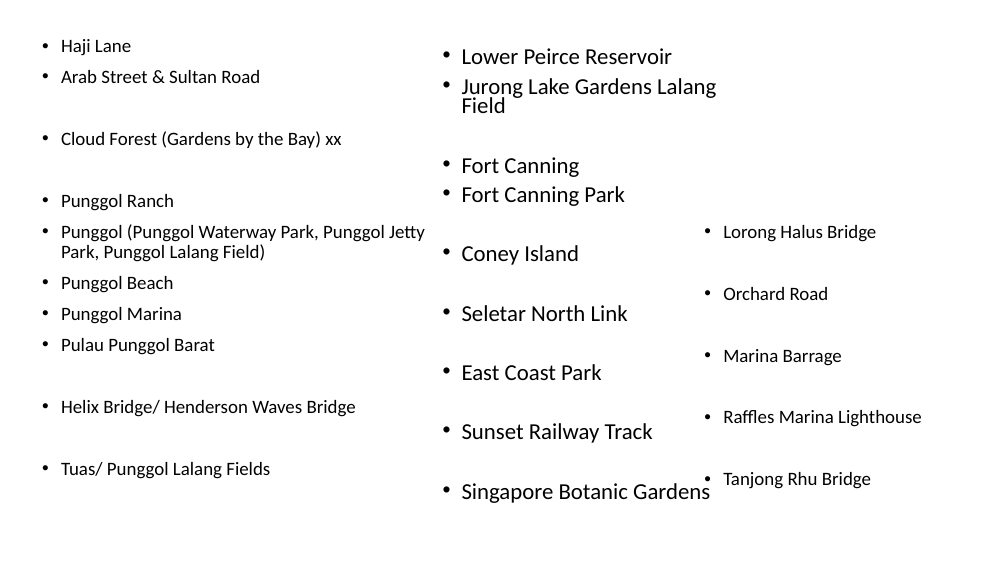
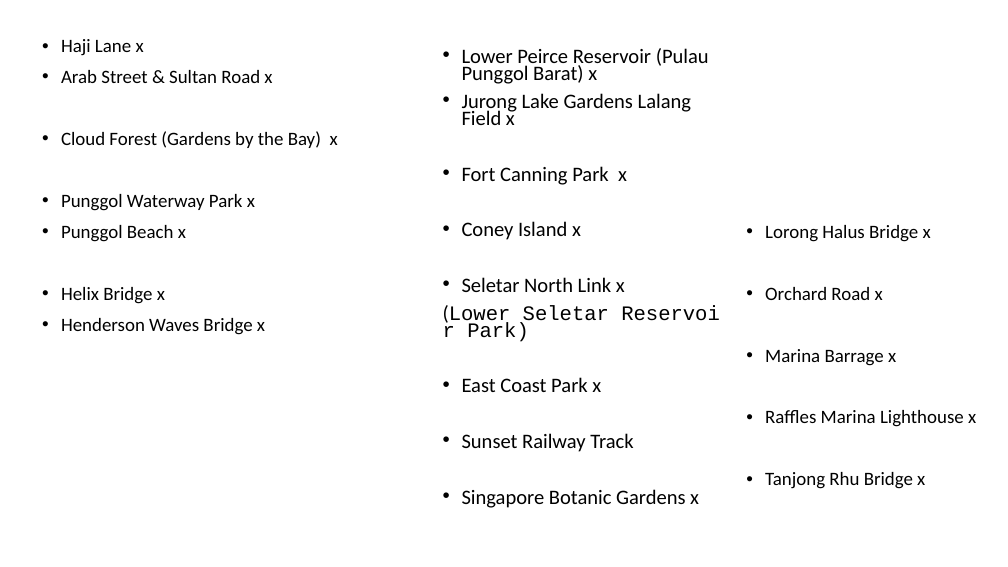
Before and after one commit to annette-p/pre-wedding-photoshoot-locations, a slide deck: slide 13 of wireframe.pptx. Drawn at 1008x567 pixels with LibreOffice and Linux fonts; fonts in the diff are those of the drawing. Boxes give left, top, right and bottom in pixels: in the first picture for what was removed or moved away, otherwise in the second. Text is boxed around its words. In the diff, an @@ line names an element or a change of style, - is before the commit and + after.

```diff
--- a/wireframe.pptx
+++ b/wireframe.pptx
@@ text at (x1=61, y1=39, x2=338, y2=335): text changed @@
-• Haji Lane
-• Arab Street & Sultan Road
-• Cloud Forest (Gardens by the Bay) xx
-• Punggol Ranch
-• Punggol (Punggol Waterway Park, Punggol Jetty Park, Punggol Lalang Field)
-• Punggol Beach
-• Punggol Marina
-• Pulau Punggol Barat
-• Helix Bridge/ Henderson Waves Bridge
-• Tuas/ Punggol Lalang Fields
+• Haji Lane x
+• Arab Street & Sultan Road x
+• Cloud Forest (Gardens by the Bay) x
+• Punggol Waterway Park x
+• Punggol Beach x
+• Helix Bridge x
+• Henderson Waves Bridge x
@@ text at (x1=443, y1=48, x2=709, y2=392): text changed; size 21.7 to 19.6 pt @@
-• Lower Peirce Reservoir
-• Jurong Lake Gardens Lalang Field
-• Fort Canning
-• Fort Canning Park
-• Coney Island
-• Seletar North Link
-• East Coast Park
+• Lower Peirce Reservoir (Pulau Punggol Barat) x
+• Jurong Lake Gardens Lalang Field x
+• Fort Canning Park x
+• Coney Island x
+• Seletar North Link x
+(Lower Seletar Reservoir Park)
+• East Coast Park x
@@ text at (x1=765, y1=225, x2=976, y2=489): text changed @@
-• Lorong Halus Bridge
-• Orchard Road
-• Marina Barrage
-• Raffles Marina Lighthouse
-• Tanjong Rhu Bridge
+• Lorong Halus Bridge x
+• Orchard Road x
+• Marina Barrage x
+• Raffles Marina Lighthouse x
+• Tanjong Rhu Bridge x
@@ text at (x1=462, y1=433, x2=633, y2=452): size 21.7 to 19.6 pt in "Sunset Railway Track" @@
@@ text at (x1=462, y1=489, x2=699, y2=508): text changed; size 21.7 to 19.6 pt @@
-• Singapore Botanic Gardens
+• Singapore Botanic Gardens x
```
Also in this commit, not shown: 5 other files.
